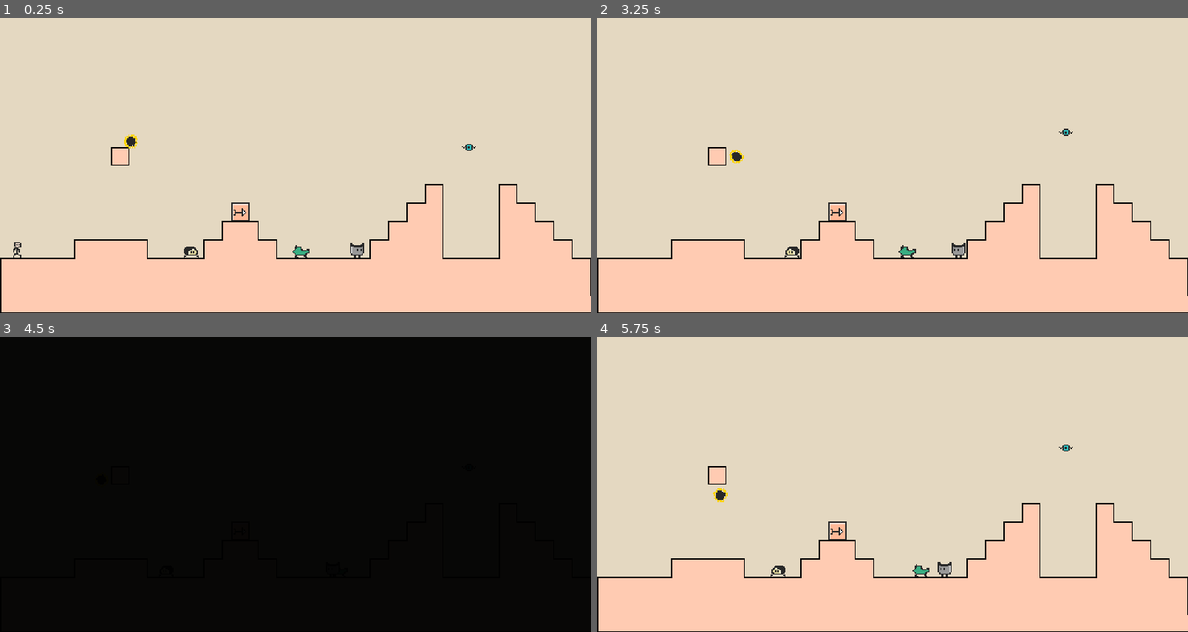
Above: before the commit, frames 1-4 (two rows, left to right).
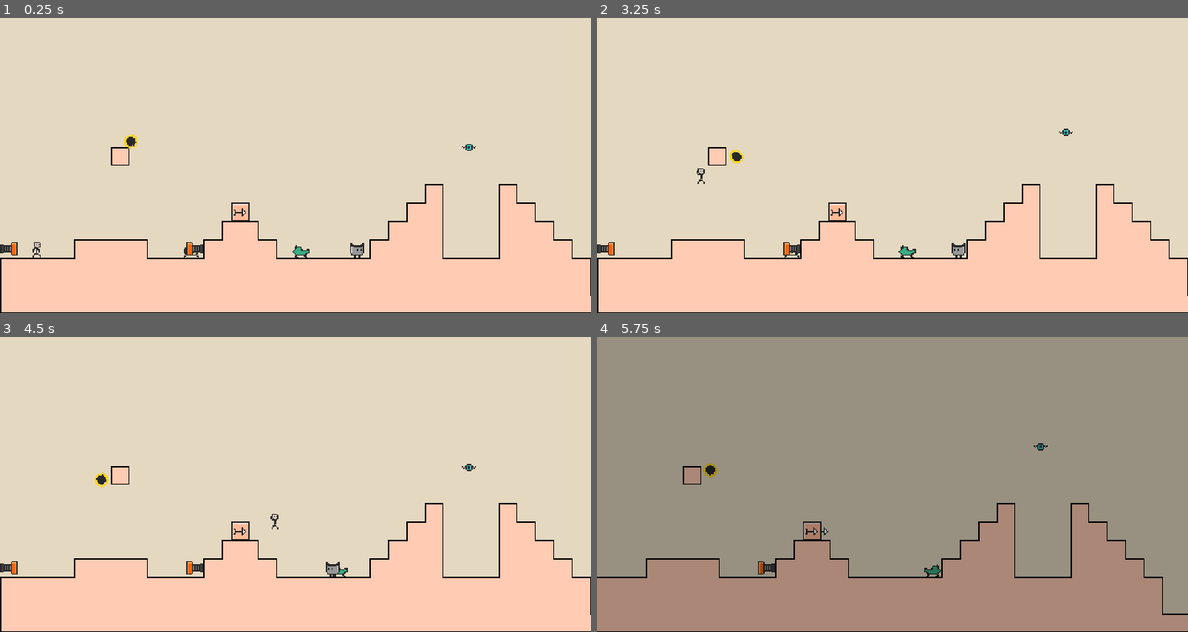
Above: after the commit, the same moments.

Repository: yannicka/ninja
Game: Godot game, scene res://src/Scenes/Game.tscn
Same seed, same stepped clock (60 frames per second), same inputs: the game is played once before the commit and once after it.
Inputs (mouse positions are in pixels of both pictures, inside the frame that each line leads up to):
- Up to frame 1 (0.25 s): no input
- Up to frame 2 (3.25 s): move the mouse to (1022, 150) at 0.52 s; hold Space (space, bound only after the commit) 0.53-1.28 s; hold Right (ui_right) 0.53-2.03 s; click (1022, 150) at 0.67 s; tap Up (ui_up) at 0.77, 1.52, 3.02 s; move the mouse to (774, 180) at 1.27 s; tap Space (space, bound only after the commit) at 1.35, 2.85 s; move the mouse to (951, 100) at 2.02 s; hold Left (ui_left) 2.03-2.78 s; hold Space (space, bound only after the commit) 2.03-2.78 s; move the mouse to (862, 224) at 2.77 s; hold Right (ui_right) from 2.78 s (still down); click (862, 224) at 2.92 s
- Up to frame 3 (4.5 s): move the mouse to (472, 528) at 3.52 s; hold Space (space, bound only after the commit) 3.53-4.28 s; tap Up (ui_up) at 3.77 s; move the mouse to (118, 440) at 4.27 s; release Right (ui_right) at 4.28 s; hold Left (ui_left) from 4.28 s (still down); tap Space (space, bound only after the commit) at 4.35 s
- Up to frame 4 (5.75 s): tap Up (ui_up) at 4.52 s; move the mouse to (922, 484) at 5.02 s; release Left (ui_left) at 5.03 s; hold Right (ui_right) from 5.03 s (still down); hold Space (space, bound only after the commit) from 5.03 s (still down); click (922, 484) at 5.17 s

The runs differ from the first frame. In frame 1, 0.2% of the frame differs, in the area x 0-35%, y 76-82%; in frame 2, 0.2%; in frame 3, 99%; in frame 4, 100%, in the area x 0-100%, y 0-100%.

Commit message:
Ressort

Diff:
--- a/project.godot
+++ b/project.godot
@@ -28,6 +28,14 @@
 window/stretch/mode="viewport"
 window/stretch/aspect="keep_height"
 
+[input]
+
+space={
+"deadzone": 0.5,
+"events": [Object(InputEventKey,"resource_local_to_scene":false,"resource_name":"","device":0,"window_id":0,"alt_pressed":false,"shift_pressed":false,"ctrl_pressed":false,"meta_pressed":false,"pressed":false,"keycode":32,"physical_keycode":0,"unicode":0,"echo":false,"script":null)
+]
+}
+
 [layer_names]
 
 2d_physics/layer_1="Player"
--- /dev/null
+++ b/src/Bouncer.gd
@@ -0,0 +1,14 @@
+extends StaticBody2D
+
+@export var direction = Vector2.LEFT
+
+func _ready():
+	if direction == Vector2.RIGHT:
+		scale.x = -1
+
+func _on_area_2d_body_entered(body):
+	if body.has_method("set_direction"):
+		$AnimatedSprite2d.frame = 0
+		$AnimatedSprite2d.play("bounce")
+
+		body.set_direction(direction)
--- a/src/Bouncer.tscn
+++ b/src/Bouncer.tscn
@@ -1,3 +1,65 @@
-[gd_scene format=3 uid="uid://b8lostiuh3rjs"]
+[gd_scene load_steps=11 format=3 uid="uid://b8lostiuh3rjs"]
 
-[node name="Bouncer" type="Node2D"]
+[ext_resource type="Script" path="res://src/Bouncer.gd" id="1_8f6vq"]
+[ext_resource type="Texture2D" uid="uid://cuce11m0j3lf1" path="res://assets/layers.png" id="1_q23p2"]
+
+[sub_resource type="AtlasTexture" id="AtlasTexture_vttl0"]
+atlas = ExtResource("1_q23p2")
+region = Rect2(0, 64, 16, 16)
+
+[sub_resource type="AtlasTexture" id="AtlasTexture_ges46"]
+atlas = ExtResource("1_q23p2")
+region = Rect2(0, 64, 16, 16)
+
+[sub_resource type="AtlasTexture" id="AtlasTexture_8oj5h"]
+atlas = ExtResource("1_q23p2")
+region = Rect2(16, 64, 16, 16)
+
+[sub_resource type="AtlasTexture" id="AtlasTexture_m2bmy"]
+atlas = ExtResource("1_q23p2")
+region = Rect2(32, 64, 16, 16)
+
+[sub_resource type="AtlasTexture" id="AtlasTexture_nahjw"]
+atlas = ExtResource("1_q23p2")
+region = Rect2(48, 64, 16, 16)
+
+[sub_resource type="SpriteFrames" id="SpriteFrames_45prm"]
+animations = [{
+"frames": [SubResource("AtlasTexture_vttl0")],
+"loop": true,
+"name": &"default",
+"speed": 5.0
+}, {
+"frames": [SubResource("AtlasTexture_ges46"), SubResource("AtlasTexture_8oj5h"), SubResource("AtlasTexture_m2bmy"), SubResource("AtlasTexture_nahjw"), SubResource("AtlasTexture_m2bmy"), SubResource("AtlasTexture_8oj5h"), SubResource("AtlasTexture_ges46")],
+"loop": false,
+"name": &"push",
+"speed": 20.0
+}]
+
+[sub_resource type="RectangleShape2D" id="RectangleShape2D_ne84c"]
+size = Vector2(15, 12)
+
+[sub_resource type="RectangleShape2D" id="RectangleShape2D_mssh6"]
+size = Vector2(13, 10)
+
+[node name="Bouncer" type="StaticBody2D"]
+collision_layer = 0
+collision_mask = 2
+script = ExtResource("1_8f6vq")
+
+[node name="AnimatedSprite2d" type="AnimatedSprite2D" parent="."]
+frames = SubResource("SpriteFrames_45prm")
+animation = &"push"
+
+[node name="CollisionShape2d" type="CollisionShape2D" parent="."]
+position = Vector2(0.5, 0)
+shape = SubResource("RectangleShape2D_ne84c")
+
+[node name="Area2d" type="Area2D" parent="."]
+collision_layer = 4
+
+[node name="CollisionShape2d" type="CollisionShape2D" parent="Area2d"]
+position = Vector2(0.5, 0)
+shape = SubResource("RectangleShape2D_mssh6")
+
+[connection signal="body_entered" from="Area2d" to="." method="_on_area_2d_body_entered"]
--- a/src/Levels/Level1.tscn
+++ b/src/Levels/Level1.tscn
@@ -9,6 +9,7 @@
 [ext_resource type="PackedScene" uid="uid://ddnpyfnkm0p5m" path="res://src/Enemies/Frog.tscn" id="7_ktgmp"]
 [ext_resource type="PackedScene" uid="uid://b8mbslrey0adw" path="res://src/Enemies/Eye.tscn" id="8_4lvsr"]
 [ext_resource type="PackedScene" uid="uid://diubd83y28bnc" path="res://src/Enemies/Cannon.tscn" id="9_n7rw0"]
+[ext_resource type="PackedScene" uid="uid://b8lostiuh3rjs" path="res://src/Bouncer.tscn" id="10_nqjru"]
 
 [node name="Level1" type="Node2D"]
 
@@ -17,7 +18,7 @@
 layer_0/tile_data = PackedInt32Array(655352, 0, 2, 655353, 65536, 2, 655354, 65536, 2, 655355, 65536, 2, 655356, 65536, …(2728 unchanged characters)…
 
 [node name="Player" parent="." instance=ExtResource("2_cer1g")]
-position = Vector2(15, 200)
+position = Vector2(32, 200)
 
 [node name="ArrowShotter" parent="." instance=ExtResource("3_0hbp6")]
 position = Vector2(208, 168)
@@ -39,3 +40,10 @@
 
 [node name="Cannon" parent="." instance=ExtResource("9_n7rw0")]
 position = Vector2(304, 200)
+
+[node name="Bouncer" parent="." instance=ExtResource("10_nqjru")]
+position = Vector2(168, 200)
+
+[node name="Bouncer2" parent="." instance=ExtResource("10_nqjru")]
+position = Vector2(8, 200)
+direction = Vector2(1, 0)
--- a/src/Player.gd
+++ b/src/Player.gd
@@ -22,7 +22,6 @@
 		die()
 		return
 
-	# Add the gravity.
 	if not is_on_floor():
 		velocity.y += gravity * delta
 
@@ -30,20 +29,15 @@
 	if Input.is_action_just_pressed("ui_up"):
 		jump()
 
-	# Get the input direction and handle the movement/deceleration.
-	# As good practice, you should replace UI actions with custom gameplay actions.
-	var input_direction = Input.get_axis("ui_left", "ui_right")
+	if Input.is_action_pressed("space"):
+		move = true
+	else:
+		move = false
 
-	if move:
-		input_direction = 1
+	var in_move = Input.get_axis("ui_left", "ui_right") or move
 
-	if input_direction == 1:
-		set_direction(Vector2.RIGHT)
-	elif input_direction == -1:
-		set_direction(Vector2.LEFT)
-
-	if input_direction:
-		velocity.x = input_direction * SPEED
+	if in_move:
+		velocity.x = direction.x * SPEED
 	else:
 		velocity.x = move_toward(velocity.x, 0, SPEED)
 
--- /dev/null
+++ b/src/Scenes/Test.tscn
@@ -0,0 +1,30 @@
+[gd_scene load_steps=3 format=3 uid="uid://tt4c0c75rfxw"]
+
+[sub_resource type="GDScript" id="GDScript_xyp7r"]
+script/source = "extends Node2D
+
+# Called when the node enters the scene tree for the first time.
+func _ready():
+	pass # Replace with function body.
+
+# Called every frame. 'delta' is the elapsed time since the previous frame.
+func _process(delta):
+	pass
+
+func _on_area_2d_input_event(viewport, event, shape_idx):
+	print(\"event\")
+"
+
+[sub_resource type="RectangleShape2D" id="RectangleShape2D_j85s5"]
+size = Vector2(512, 256)
+
+[node name="Test" type="Node2D"]
+script = SubResource("GDScript_xyp7r")
+
+[node name="Area2d" type="Area2D" parent="."]
+
+[node name="CollisionShape2d" type="CollisionShape2D" parent="Area2d"]
+position = Vector2(256, 128)
+shape = SubResource("RectangleShape2D_j85s5")
+
+[connection signal="input_event" from="Area2d" to="." method="_on_area_2d_input_event"]
Not shown: 1 places in src/Levels/Level1.tscn that only renumber resources
